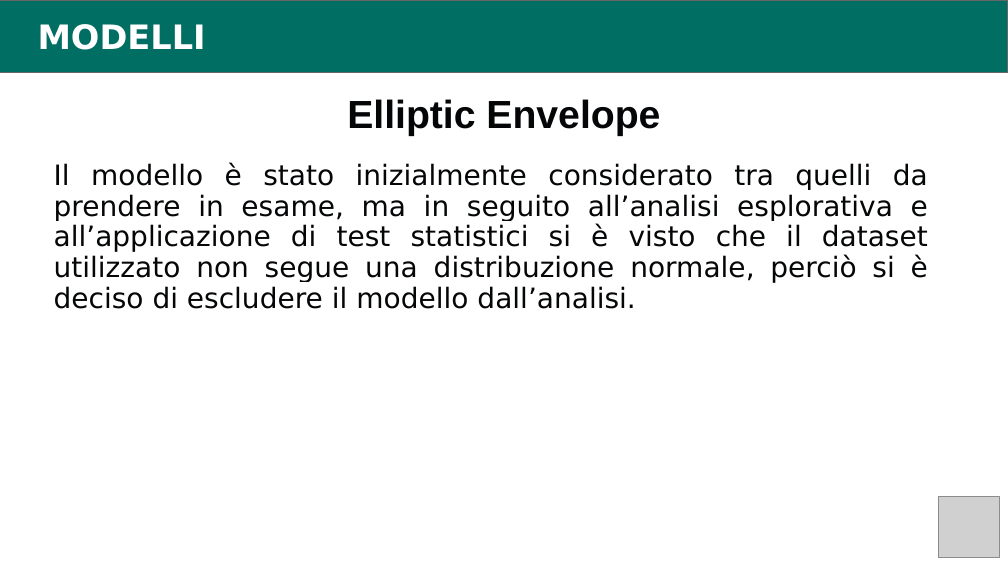
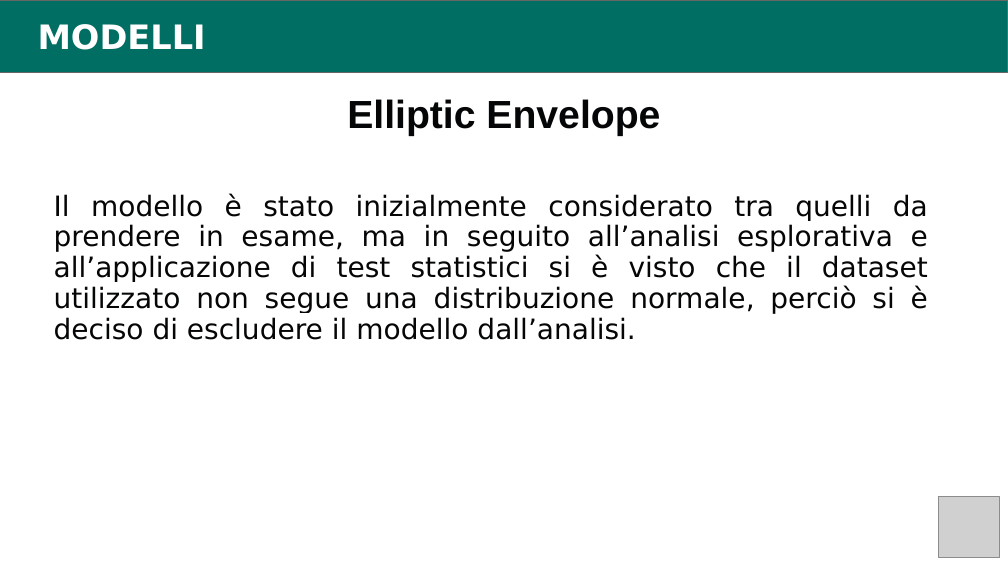
Before and after one commit to tommasomartinelli/Anomaly-Detection-ISCXTor2016, a slide deck: slide 17 of Doc/Presentazione_Intelligent_and_Secure_Network_Martinelli_Tommaso.pptx. Drawn at 1008x567 pixels with LibreOffice and Linux fonts; fonts in the diff are those of the drawing; grey boxes stand for pictures. Boxes give left, top, right and bottom in pixels: in the first picture for what was removed or moved away, otherwise in the second. Text is boxed around its words. In the diff, an @@ line names an element or a change of style, - is before the commit and + after.

```diff
--- a/Doc/Presentazione_Intelligent_and_Secure_Network_Martinelli_Tommaso.pptx
+++ b/Doc/Presentazione_Intelligent_and_Secure_Network_Martinelli_Tommaso.pptx
@@ text "Il modello è stato inizialmente ...": place and size @@
-text "Il modello è stato inizialmente ..." at bbox=[54, 162, 928, 309]
+text "Il modello è stato inizialmente ..." at bbox=[54, 193, 928, 340]
```
Also in this commit, not shown: 1 other slide changed, 6 slides added.
